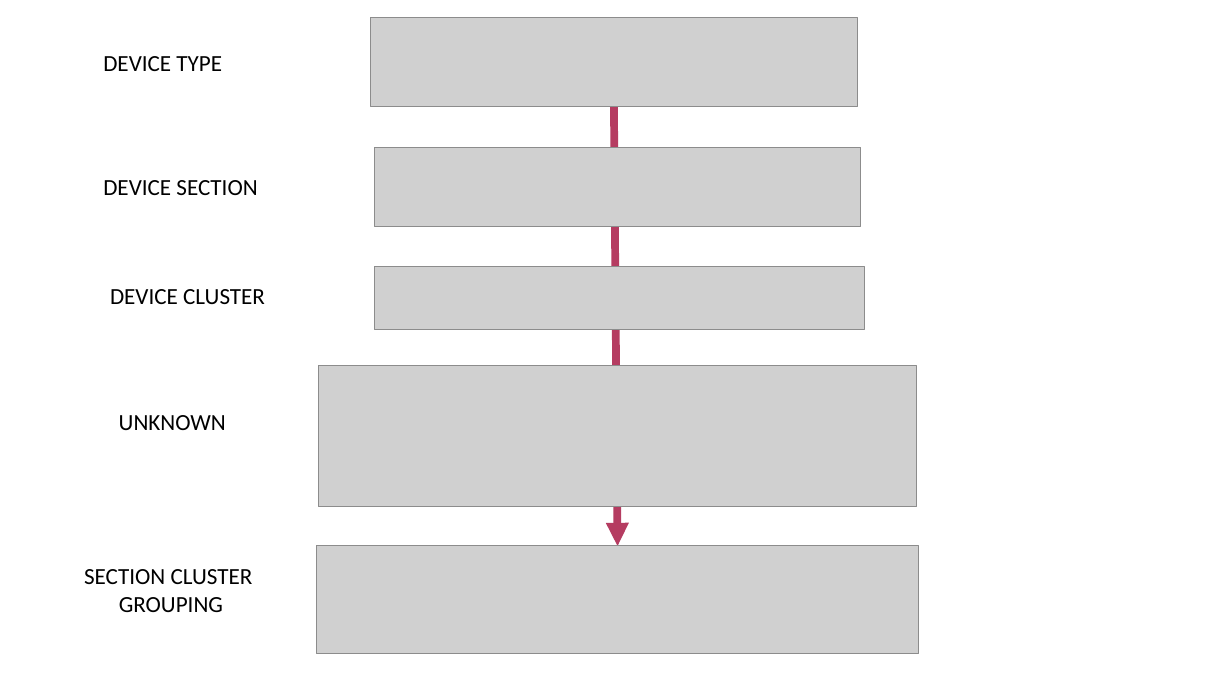
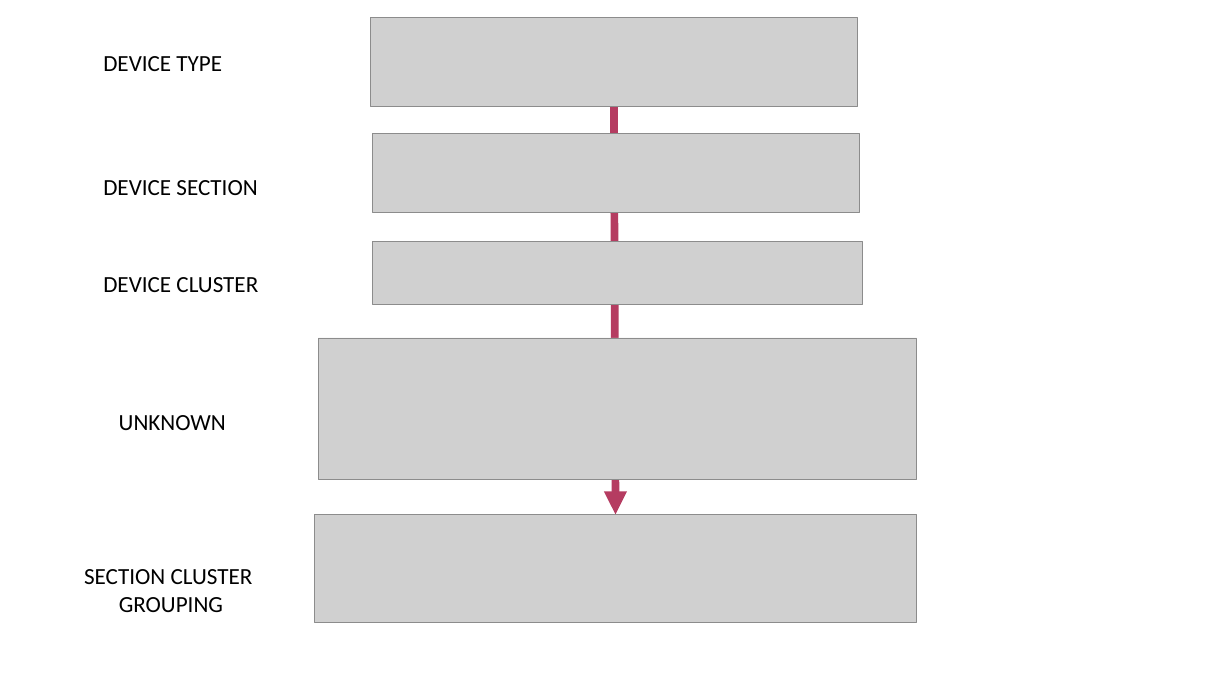
Before and after one commit to Syaziyah30/DeviceCluster, a slide deck: slide 3 of 1.training_model/supplementary/Device Identifier 20260520.pptx (slide 19 before the commit). Drawn at 1232x693 pixels with LibreOffice and Linux fonts; fonts in the diff are those of the drawing; grey boxes stand for pictures. Boxes give left, top, right and bottom in pixels: in the first picture for what was removed or moved away, otherwise in the second. Text is boxed around its words. In the diff, an @@ line names an element or a change of style, - is before the commit and + after.

```diff
--- a/1.training_model/supplementary/Device Identifier 20260520.pptx
+++ b/1.training_model/supplementary/Device Identifier 20260520.pptx
@@ arrow moved from (614, 106) - (617, 546) to (614, 106) - (616, 515) @@
@@ picture: place and size @@
-picture at box(374, 147, 861, 226)
+picture at box(372, 133, 860, 213)
@@ text "DEVICE CLUSTER": place and size @@
-text "DEVICE CLUSTER" at box(110, 289, 265, 304)
+text "DEVICE CLUSTER" at box(103, 277, 258, 292)
@@ picture: place and size @@
-picture at box(374, 267, 864, 330)
+picture at box(372, 241, 862, 304)
@@ picture: place and size @@
-picture at box(319, 366, 917, 507)
+picture at box(319, 338, 917, 480)
@@ picture: place and size @@
-picture at box(316, 546, 919, 654)
+picture at box(314, 515, 917, 623)
```
Also in this commit, not shown: 2 other slides changed, 2 slides added, 7 slides removed, 1 other file.
